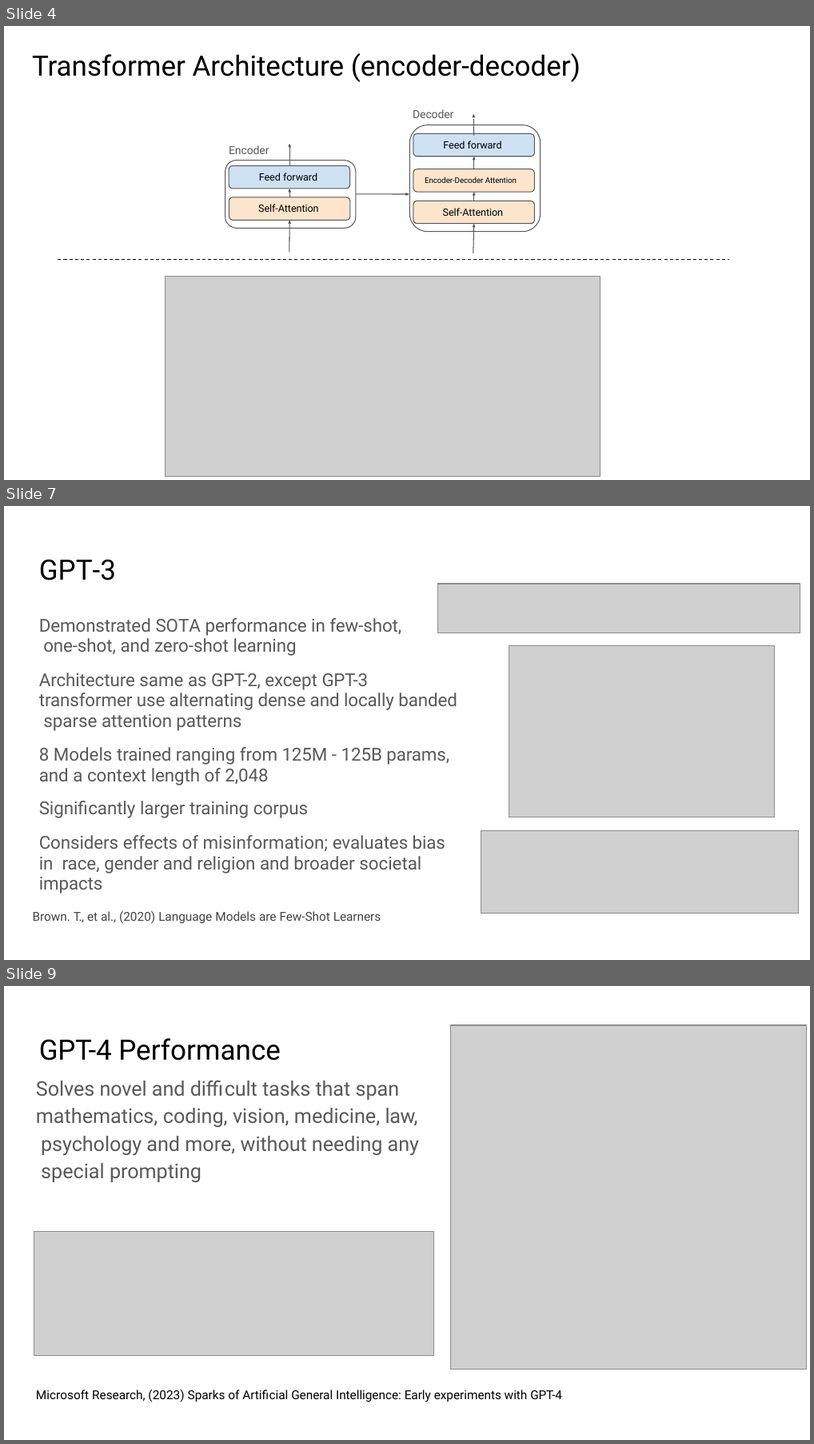
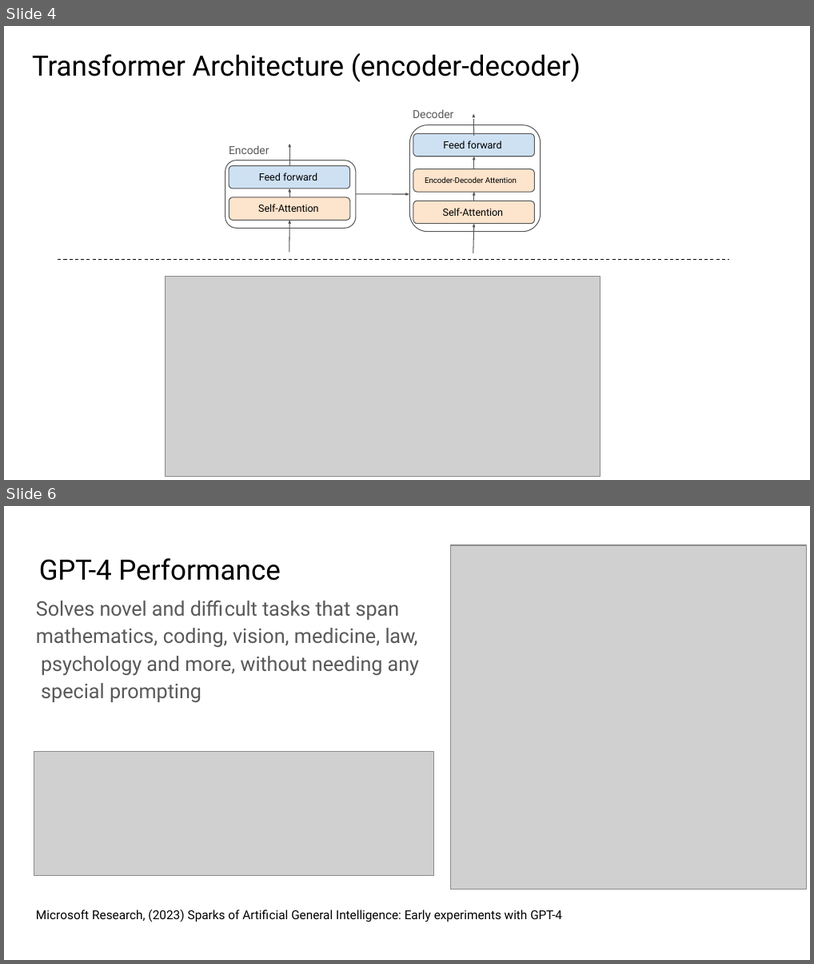
Before and after one commit to tmehtiyev2019/llm-api-tm, a slide deck: Project Presentation-Tural Mehtiyev.pptx. Shown one above the other, each under a label of ours: slides 4, 7 and 9 before the commit, slides 4 and 6 after it; the slides between them are not shown. The pictures are 814x1444 and 814x964 pixels, drawn with LibreOffice and Linux fonts; fonts in the diff are those of the drawing; grey boxes stand for pictures; background and template pictures are left out. Boxes give left, top, right and bottom in pixels: in the first picture for what was removed or moved away, otherwise in the second. Text is boxed around its words. In the diff, an @@ line names an element or a change of style, - is before the commit and + after.

```diff
--- a/Project Presentation-Tural Mehtiyev.pptx
+++ b/Project Presentation-Tural Mehtiyev.pptx
@@ slide 7 removed at bbox=[4, 506, 810, 960], background #FFFFFF @@
@@ title removed at bbox=[39, 559, 116, 580] @@
-GPT-3
@@ picture removed at bbox=[438, 584, 800, 632] @@
@@ text removed at bbox=[39, 618, 458, 893] @@
-Demonstrated SOTA performance in few-shot, one-shot, and zero-shot learning
-Architecture same as GPT-2, except GPT-3 transformer use alternating dense and locally banded sparse attention patterns
-8 Models trained ranging from 125M - 125B params, and a context length of 2,048
-Significantly larger training corpus
-Considers effects of misinformation; evaluates bias in race, gender and religion and broader societal impacts
@@ picture removed at bbox=[509, 645, 774, 817] @@
@@ picture removed at bbox=[482, 830, 799, 912] @@
@@ text removed at bbox=[33, 911, 381, 924] @@
-Brown. T., et al., (2020) Language Models are Few-Shot Learners
@@ what was slide 9 is now slide 6 @@
```
Also in this commit, not shown: 1 slide changed, 2 other slides removed.
